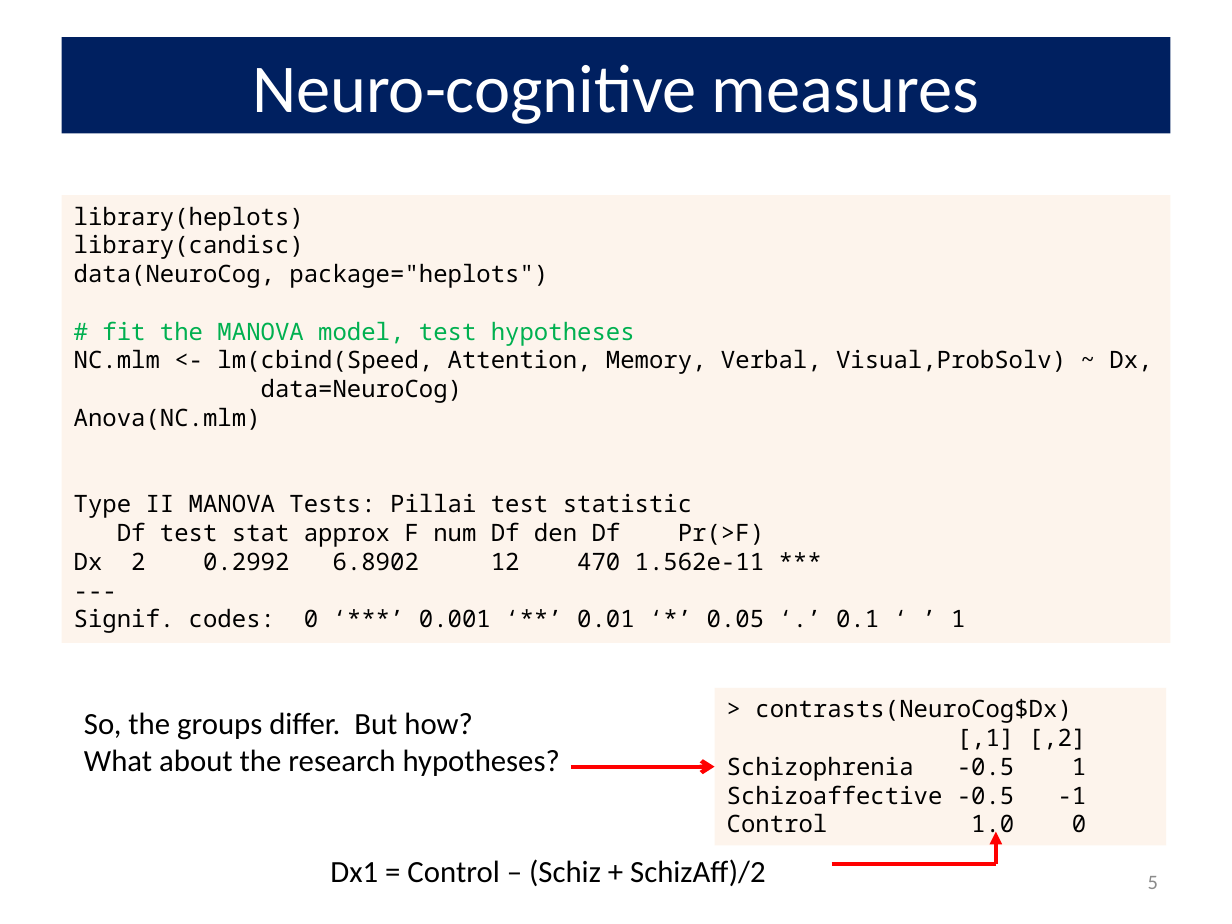
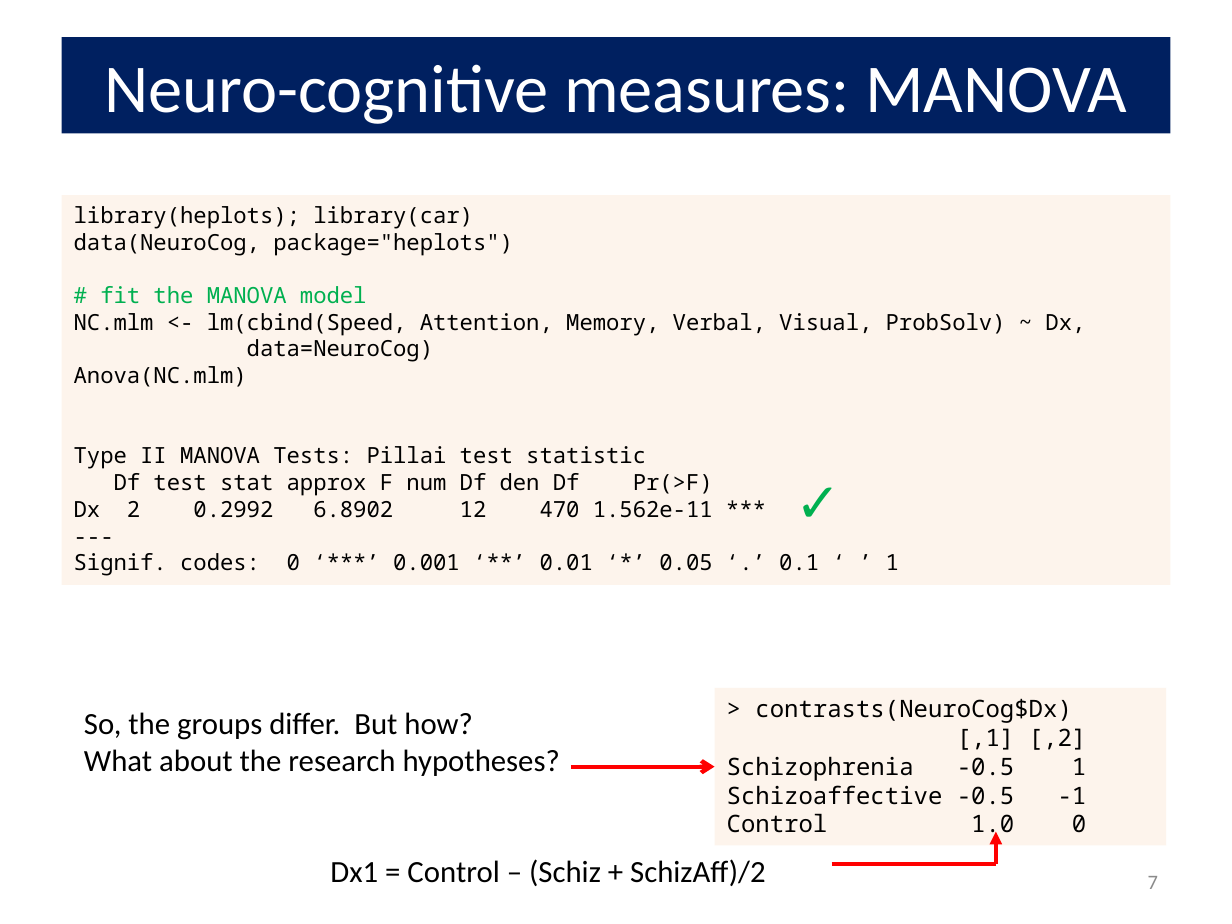
Before and after one commit to friendly/VisMLM-course, a slide deck: slide 7 of lectures/lecture3.pptx (slide 5 before the commit). Drawn at 1232x924 pixels with LibreOffice and Linux fonts; fonts in the diff are those of the drawing. Boxes give left, top, right and bottom in pixels: in the first picture for what was removed or moved away, otherwise in the second. Text is boxed around its words. In the diff, an @@ line names an element or a change of style, - is before the commit and + after.

```diff
--- a/lectures/lecture3.pptx
+++ b/lectures/lecture3.pptx
@@ title at (104,64,1127,124): text changed @@
-Neuro-cognitive measures
+Neuro-cognitive measures: MANOVA
@@ rectangle "library(heplots); library(car)": place and size @@
-rectangle "library(heplots); library(car)" at (62,195,1170,643)
+rectangle "library(heplots); library(car)" at (62,195,1170,584)
@@ text in rectangle at (74,206,473,229): text changed; size 14 to 13 pt @@
-library(heplots)
-library(candisc)
+library(heplots); library(car)
@@ text in rectangle at (74,233,899,576): size 14 to 13 pt in "data(NeuroCog, package="heplots")", "data=NeuroCog)", "Anova(NC.mlm)", "Type II MANOVA Tests: Pillai test statistic" and 4 more places @@
@@ text in rectangle at (74,286,1085,335): text changed; size 14 to 13 pt @@
-# fit the MANOVA model, test hypotheses
-NC.mlm <- lm(cbind(Speed, Attention, Memory, Verbal, Visual,ProbSolv) ~ Dx,
+# fit the MANOVA model
+NC.mlm <- lm(cbind(Speed, Attention, Memory, Verbal, Visual, ProbSolv) ~ Dx,
@@ text added at (784,462,851,541), 32 pt, text #00B050 @@
+✓
@@ page number at (1148,876,1158,889): text changed @@
-5
+7
```
Also in this commit, not shown: 4 other slides changed, 4 slides added, 4 other files.
